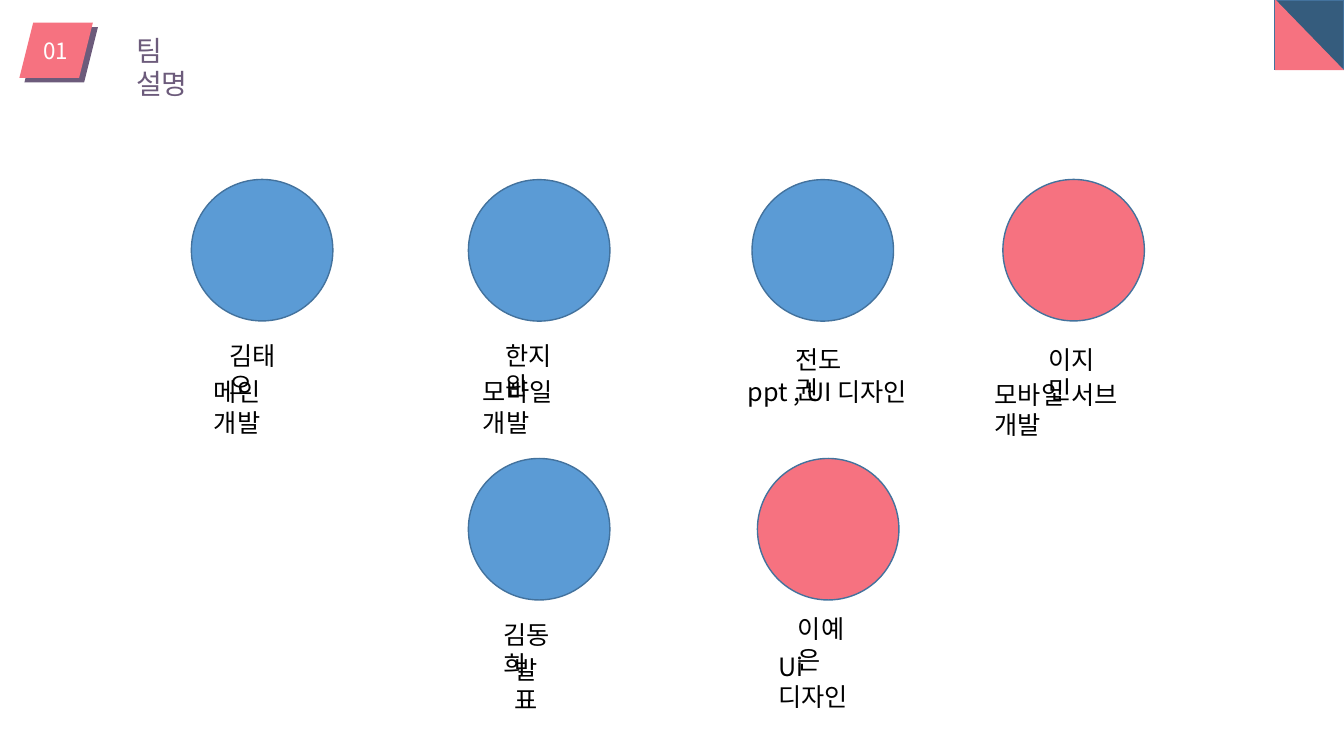
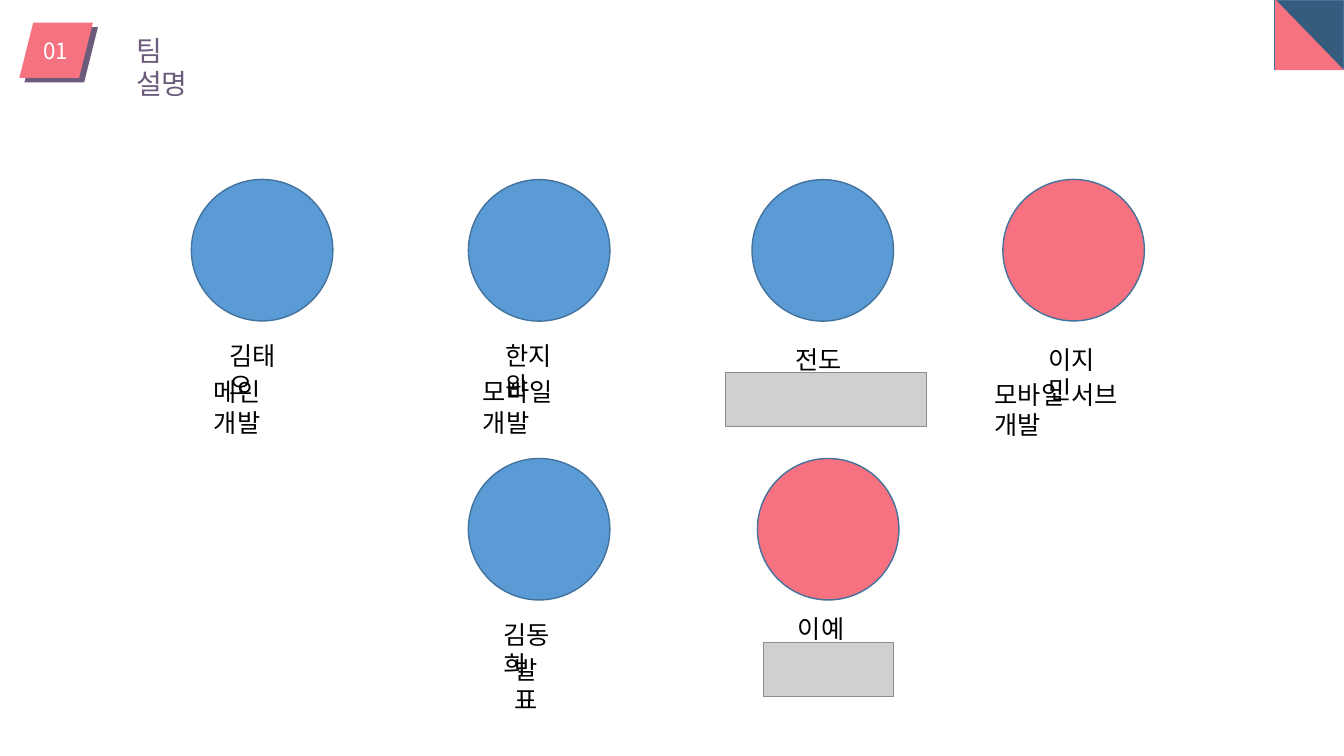
Before and after one commit to dgsw-2019-hackathon/J_B_H_AirConditioner, a slide deck: slide 3 of pptFile/ppt.pptx. Drawn at 1344x756 pixels with LibreOffice and Linux fonts; fonts in the diff are those of the drawing; grey boxes stand for pictures. Boxes give left, top, right and bottom in pixels: in the first picture for what was removed or moved away, otherwise in the second. Text is boxed around its words. In the diff, an @@ line names an element or a change of style, - is before the commit and + after.

```diff
--- a/pptFile/ppt.pptx
+++ b/pptFile/ppt.pptx
@@ picture added at [726, 373, 927, 427] @@
@@ text removed at [748, 378, 908, 407] @@
-ppt , UI 디자인
@@ picture added at [764, 642, 894, 697] @@
@@ text removed at [779, 650, 849, 708] @@
-Ui 디자인
```
Also in this commit, not shown: 1 slide added, 1 slide removed.
